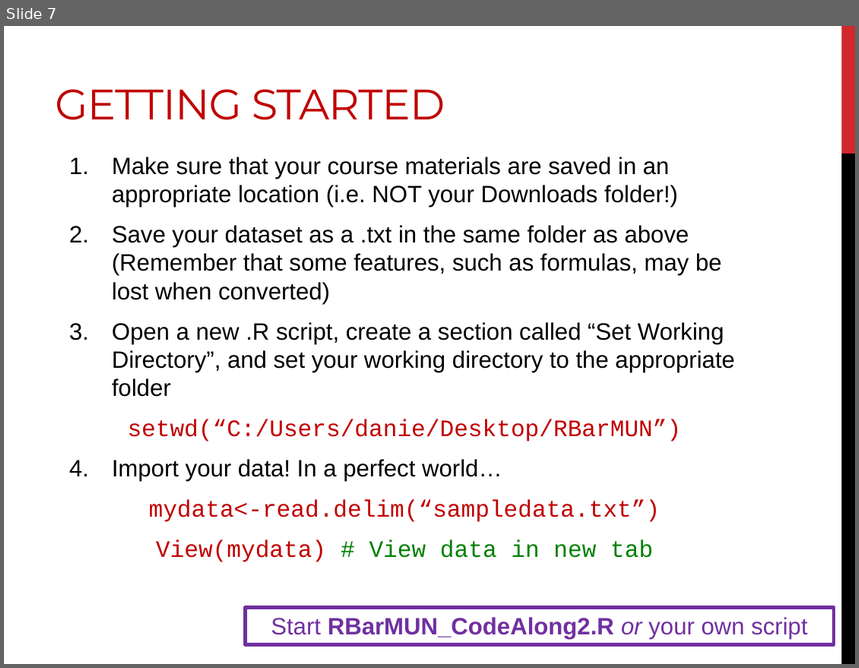
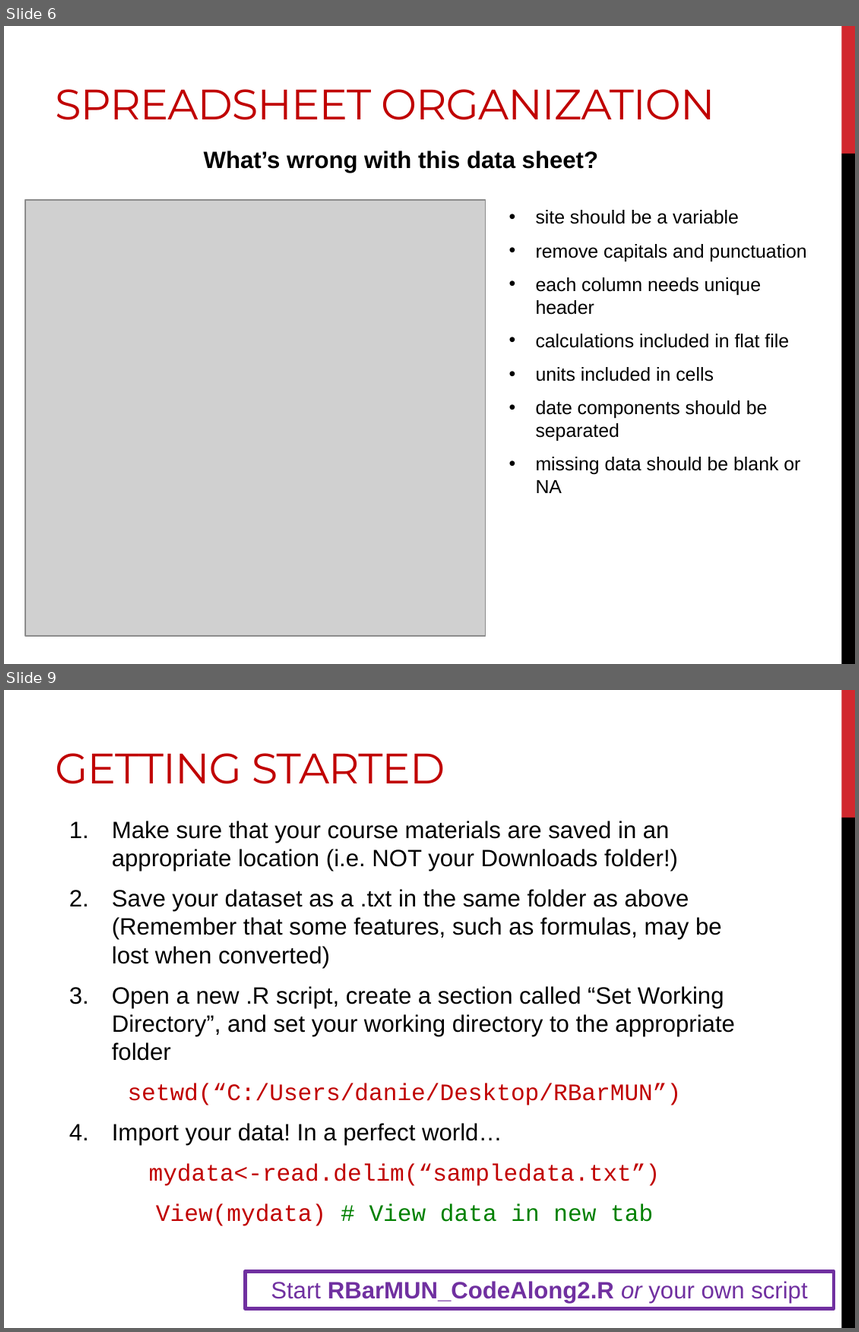
Before and after one commit to DanielleQuinn/RBarMUN, a slide deck: IntroWorkshop/RBar_IntroII.pptx. Shown one above the other, each under a label of ours: slide 7 before the commit, slides 6 and 9 after it; the slides between them are not shown. The pictures are 859x668 and 859x1332 pixels, drawn with LibreOffice and Linux fonts; fonts in the diff are those of the drawing; grey boxes stand for pictures. Boxes give left, top, right and bottom in pixels: in the first picture for what was removed or moved away, otherwise in the second. Text is boxed around its words. In the diff, an @@ line names an element or a change of style, - is before the commit and + after.

```diff
--- a/IntroWorkshop/RBar_IntroII.pptx
+++ b/IntroWorkshop/RBar_IntroII.pptx
@@ slide 6 added at <box>4,26,855,664</box>, background #FFFFFF; not listed: 2 template elements that a slide beside it also shows @@
@@ title added at <box>55,89,715,120</box>, 36 pt, text #C00000 @@
+SPREADSHEET ORGANIZATION
@@ text added at <box>204,151,598,173</box>, 20 pt, text #000000, bold @@
+What’s wrong with this data sheet?
@@ picture added at <box>25,199,486,636</box> @@
@@ text added at <box>536,210,807,493</box>, 16 pt, text #000000 @@
+• site should be a variable
+• remove capitals and punctuation
+• each column needs unique header
+• calculations included in flat file
+• units included in cells
+• date components should be separated
+• missing data should be blank or NA
@@ what was slide 7 is now slide 9 @@
```
Also in this commit, not shown: 2 slides changed, 5 other slides added, 4 slides removed.
